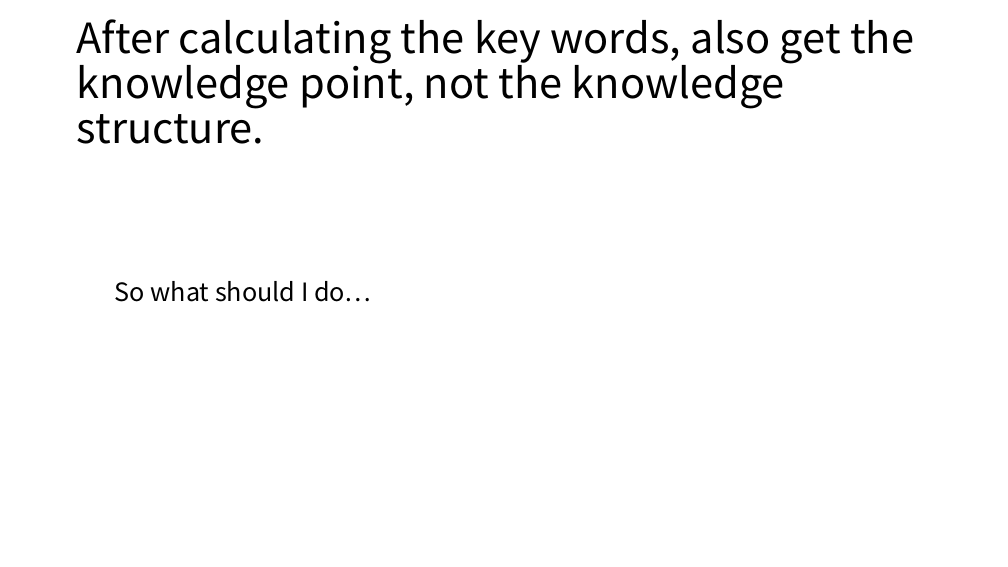
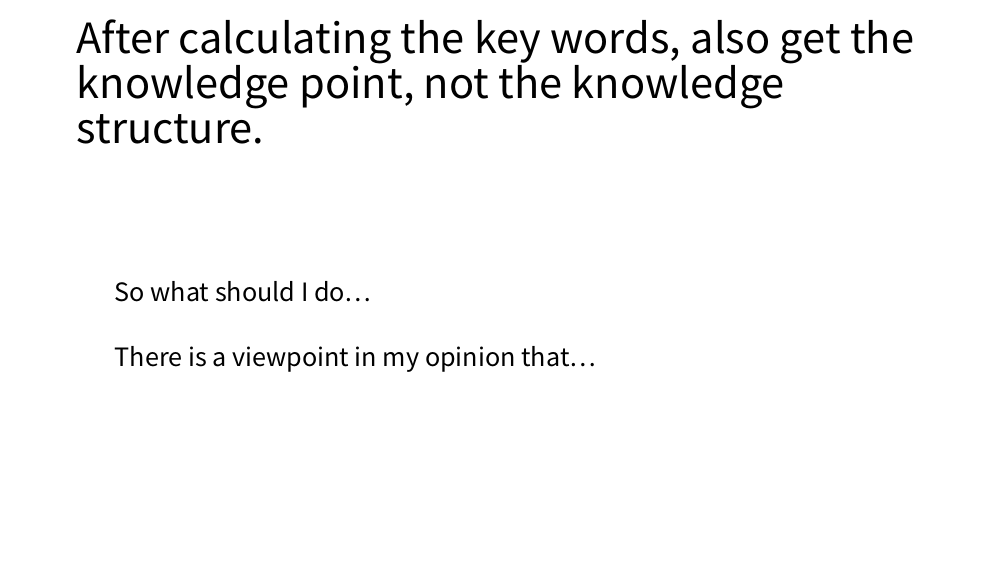
Before and after one commit to zicheng-pan/python-requestforlagou, a slide deck: slide 6 of New Microsoft PowerPoint 演示文稿.pptx (slide 4 before the commit). Drawn at 1008x567 pixels with LibreOffice and Linux fonts; fonts in the diff are those of the drawing. Boxes give left, top, right and bottom in pixels: in the first picture for what was removed or moved away, otherwise in the second. Text is boxed around its words. In the diff, an @@ line names an element or a change of style, - is before the commit and + after.

```diff
--- a/New Microsoft PowerPoint 演示文稿.pptx
+++ b/New Microsoft PowerPoint 演示文稿.pptx
@@ text at (115, 346, 596, 372): paragraph added @@
+  There is a viewpoint in my opinion that…
```
Also in this commit, not shown: 3 other slides changed, 5 slides added, 1 other file.
